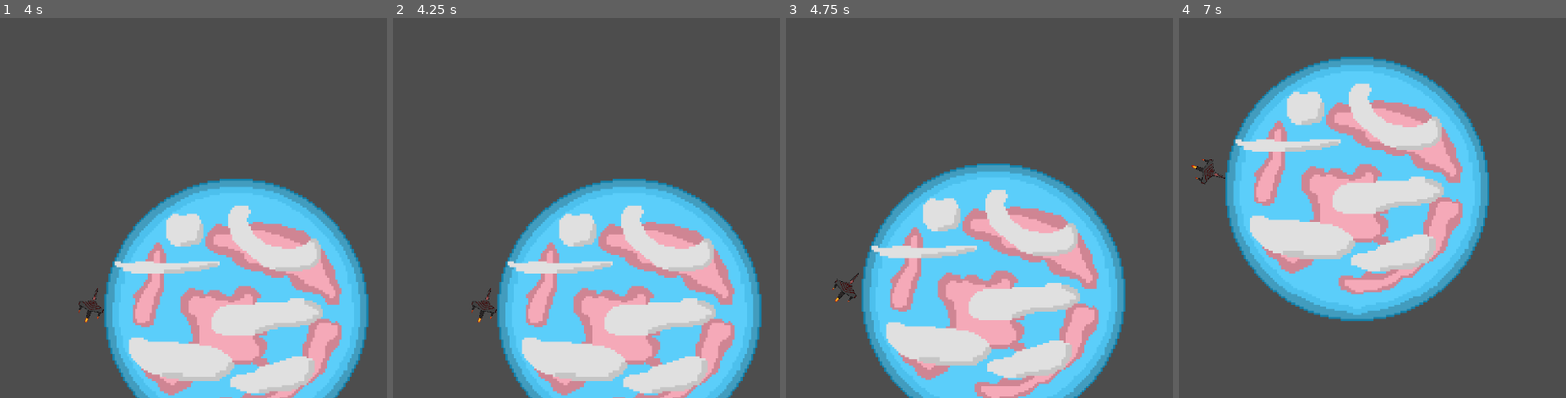
Above: before the commit, frames 1-4 (left to right).
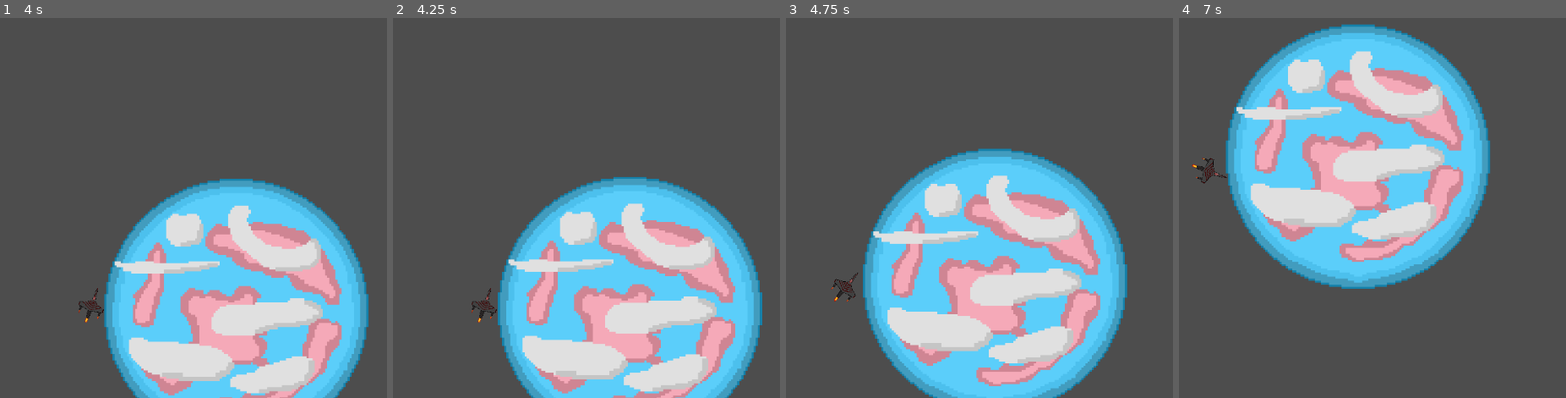
Above: after the commit, the same moments.

Repository: Lambda-Nabla/orbit-newton
Game: Godot game, scene res://scenes/player.tscn
Two runs of this game, one before a commit and one after it. Both use one fixed random seed, a clock stepped at 60 frames per second and the inputs below.
Inputs (mouse positions are in pixels of both pictures, inside the frame that each line leads up to):
- Up to frame 1 (4 s): tap Enter at 0.5 s; move the mouse to (92, 284) at 0.52 s; hold W (up) 0.53-2.03 s; click (92, 284) at 0.67 s; move the mouse to (328, 265) at 1.27 s; tap Space at 2 s; move the mouse to (outside the picture) at 2.02 s; hold A (left) 2.03-3.53 s; move the mouse to (162, 208) at 2.77 s; click (162, 208) at 2.92 s; move the mouse to (27, 113) at 3.52 s; hold S (down) from 3.53 s (still down)
- Up to frame 2 (4.25 s): keep holding S (down)
- Up to frame 3 (4.75 s): move the mouse to (1060, 189) at 4.27 s; release S (down) at 4.28 s; hold D (right) from 4.28 s (still down)
- Up to frame 4 (7 s): move the mouse to (outside the picture) at 5.02 s; release D (right) at 5.03 s; hold W (up) 5.03-5.78 s; click (outside the picture) at 5.17 s; move the mouse to (1372, 124) at 5.77 s; hold D (right) from 5.78 s (still down); move the mouse to (1271, 284) at 6.52 s

Frame 1 is identical in both runs. In frame 2, 5.3% of the frame differs, in the area x 26-96%, y 41-100%; in frame 3, 25%; in frame 4, 38%, in the area x 3-81%, y 1-80%.

Commit message:
Push current progress on player

Diff:
--- a/scenes/player.tscn
+++ b/scenes/player.tscn
@@ -1,12 +1,15 @@
-[gd_scene load_steps=6 format=3 uid="uid://bbfwkvae3nsa2"]
+[gd_scene load_steps=8 format=3 uid="uid://bbfwkvae3nsa2"]
 
 [ext_resource type="Script" path="res://scripts/player.gd" id="1_iv82t"]
 [ext_resource type="Texture2D" uid="uid://6vi8nh6aq5xo" path="res://textures/ship3.png" id="2_ts8tt"]
 [ext_resource type="Texture2D" uid="uid://bhjrontocn5xm" path="res://textures/planet_trans.png" id="3_qitpc"]
+[ext_resource type="Texture2D" uid="uid://cwgyo1cwpo2a4" path="res://textures/planet_lesbian.png" id="4_tbqhe"]
 
 [sub_resource type="CapsuleShape2D" id="CapsuleShape2D_p5gy8"]
 
 [sub_resource type="CircleShape2D" id="CircleShape2D_jcwsc"]
+
+[sub_resource type="CircleShape2D" id="CircleShape2D_ubfx0"]
 
 [node name="Node2D" type="Node2D"]
 metadata/mass = 0
@@ -48,3 +51,16 @@
 [node name="Sprite2D" type="Sprite2D" parent="Planet"]
 position = Vector2(173, 19)
 texture = ExtResource("3_qitpc")
+
+[node name="Planet2" type="RigidBody2D" parent="."]
+position = Vector2(-2458, -1796)
+mass = 2000.0
+gravity_scale = 0.0
+
+[node name="CollisionShape2D" type="CollisionShape2D" parent="Planet2"]
+scale = Vector2(100, 100)
+shape = SubResource("CircleShape2D_ubfx0")
+
+[node name="Sprite2D" type="Sprite2D" parent="Planet2"]
+scale = Vector2(2, 2)
+texture = ExtResource("4_tbqhe")
--- a/scripts/player.gd
+++ b/scripts/player.gd
@@ -4,6 +4,8 @@
 var velocity := Vector2.ZERO
 var rotation_direction = 0
 var rotation_speed = 50
+var health = 3
+var playerGravity = 0
 
 func calculate_gravity_force(target, bodies) -> Vector2:
 	var sum := Vector2.ZERO
@@ -11,11 +13,20 @@
 		if (target != body):
 			var distance: Vector2 = body.position - target.position
 			sum += body.mass * (distance / (distance.length_squared() * distance.length())) * 10
-			print("Distance: ", distance.length())
 	var gravity: Vector2 = target.mass * sum
+	playerGravity = gravity
 
-	print("Gravity: ", gravity)
 	return gravity
+
+func hurtPlayer(damage):
+	health -= damage
+	print("Hurt player for ", damage)
+
+func checkDamage():
+	if abs(velocity.x) > 25 or abs(velocity.y) > 25:
+		hurtPlayer(3)
+	elif abs(velocity.x) > 5 or abs(velocity.y) > 5:
+		hurtPlayer(1)
 
 func _physics_process(delta):
 	rotation_direction = Input.get_axis("left", "right")
@@ -25,12 +36,19 @@
 	var rotation = rotation_direction * rotation_speed * delta
 	set_angular_velocity(rotation)
 
-	print("Direction", rotation_direction)
-
-	print("Colliding: ", get_tree().get_root().get_children())
 	var root = get_tree().get_root().get_children()
-	velocity += calculate_gravity_force(self, root[0].get_children())
+	var objects = root[0].get_children()
+	var planets = []
+	for object in objects:
+		if object is RigidBody2D:
+			planets.append(object)
+	velocity += calculate_gravity_force(self, planets)
 
 	var collision = move_and_collide(velocity)
 
+	if(get_colliding_bodies()):
+		checkDamage()
+		velocity -= velocity
+
+
 	print(velocity)
Binary file added: textures/planet_lesbian.png
Not shown, added: textures/planet_lesbian.png.import
